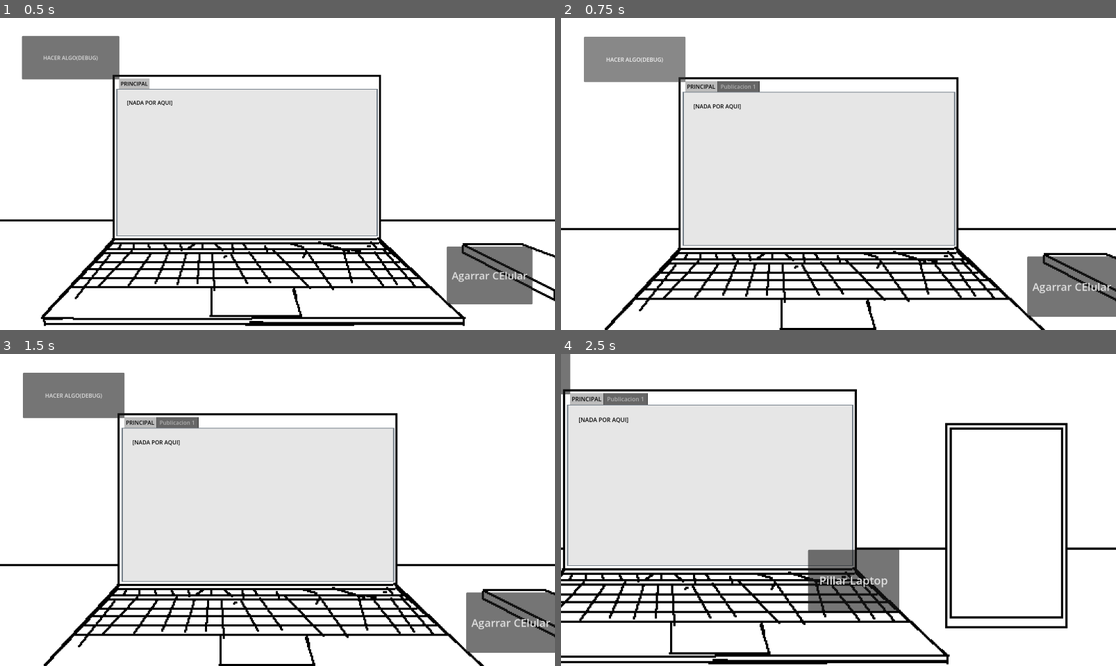
Above: before the commit, frames 1-4 (two rows, left to right).
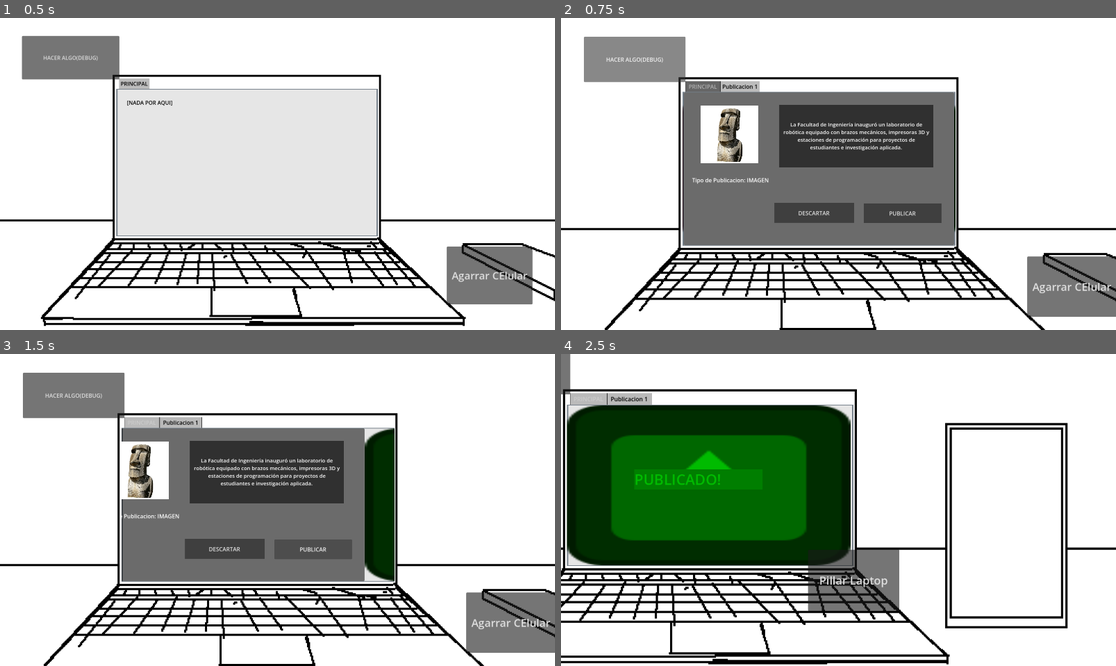
Above: after the commit, the same moments.

Repository: marcosnieto503-ui/JuegoFeriaGamer26-2Poo
Game: Godot game, scene res://Escenas/gameplay.tscn
Two runs of this game, one before a commit and one after it. Both use one fixed random seed, a clock stepped at 60 frames per second and the inputs below. The engine's default icon, where the game draws it, is replaced by a stand-in: a white triangle on a blue panel in a dark square.
Inputs (mouse positions are in pixels of both pictures, inside the frame that each line leads up to):
- Up to frame 1 (0.5 s): no input
- Up to frame 2 (0.75 s): click "HACER ALGO(DEBUG)" at 0.5 s
- Up to frame 3 (1.5 s): click (344, 550) at 1.25 s, where only the run after the commit has a clickable "PUBLICAR"
- Up to frame 4 (2.5 s): click "Agarrar CElular" at 2 s

Frame 1 is identical in both runs. In frame 2, 24% of the frame differs, in the area x 21-72%, y 20-73%; in frame 3, 24%; in frame 4, 26%, in the area x 1-53%, y 12-68%.

Commit message:
Funciones de publicar y descartar implementadas.. solo falta que hagan algo

Diff:
--- a/Escenas/gameplay.tscn
+++ b/Escenas/gameplay.tscn
@@ -1,6 +1,7 @@
 [gd_scene format=3 uid="uid://bna2gcijngbas"]
 
 [ext_resource type="Script" uid="uid://c4blyrcn58omj" path="res://Scripts/gameplay.gd" id="1_2slyb"]
+[ext_resource type="Script" uid="uid://b2jw6ubats8c5" path="res://Scripts/camara.gd" id="2_1y50h"]
 [ext_resource type="Texture2D" uid="uid://mnlvofvjl8jq" path="res://Assets/LAPTOP 0, CEL 0.png" id="2_lrkxc"]
 [ext_resource type="Texture2D" uid="uid://2heedgu16gvg" path="res://Assets/LAPTOP 1, CEL 0.png" id="3_1y50h"]
 [ext_resource type="Texture2D" uid="uid://bgcbm11bfqncx" path="res://Assets/LAPTOP 1, CEl 1 v2.png" id="4_2slyb"]
@@ -54,6 +55,7 @@
 limit_right = 1920
 limit_bottom = 1080
 limit_smoothed = true
+script = ExtResource("2_1y50h")
 
 [node name="Visual" type="AnimatedSprite2D" parent="." unique_id=1100752342]
 z_index = -2
@@ -76,6 +78,7 @@
 offset_top = 333.0
 offset_right = -142.0
 offset_bottom = 502.0
+focus_mode = 0
 theme_override_font_sizes/font_size = 31
 text = "Pillar Laptop"
 
@@ -109,6 +112,7 @@
 offset_top = 683.0
 offset_right = 1591.0
 offset_bottom = 857.0
+focus_mode = 0
 theme_override_font_sizes/font_size = 31
 text = "Agarrar CElular"
 
@@ -123,6 +127,7 @@
 theme_override_styles/panel = SubResource("StyleBoxFlat_2slyb")
 theme_override_styles/tab_selected = SubResource("StyleBoxFlat_cowoy")
 current_tab = 0
+tab_focus_mode = 0
 
 [node name="PRINCIPAL" type="RichTextLabel" parent="Laptop/Pestañas" unique_id=1907623100]
 layout_mode = 2
--- a/Escenas/notificacion.tscn
+++ b/Escenas/notificacion.tscn
@@ -30,7 +30,7 @@
 
 [node name="Texto" type="RichTextLabel" parent="VBoxContainer" unique_id=532685438]
 layout_mode = 2
-theme_override_font_sizes/normal_font_size = 14
+theme_override_font_sizes/normal_font_size = 11
 theme_override_styles/normal = SubResource("StyleBoxEmpty_avguk")
 text = "[NO TEXT]"
 fit_content = true
@@ -40,6 +40,7 @@
 [node name="Boton Aceptar Noti" type="TextureButton" parent="VBoxContainer" unique_id=565228651]
 custom_minimum_size = Vector2(0, 20)
 layout_mode = 2
+focus_mode = 0
 texture_normal = ExtResource("2_8gkj5")
 texture_hover = SubResource("NoiseTexture2D_ixdr4")
 ignore_texture_size = true
--- a/Escenas/ventana_publicacion.tscn
+++ b/Escenas/ventana_publicacion.tscn
@@ -2,6 +2,13 @@
 
 [ext_resource type="Texture2D" uid="uid://bb7d7lse2xs28" path="res://NO BORRAR.jpg" id="1_twpkc"]
 [ext_resource type="Script" uid="uid://b50xcutj57ggf" path="res://Scripts/ventana_publicacion.gd" id="1_u0uem"]
+[ext_resource type="Texture2D" uid="uid://l0a7nwm0iu8v" path="res://icon.svg" id="2_wntv2"]
+
+[sub_resource type="StyleBoxFlat" id="StyleBoxFlat_qekex"]
+bg_color = Color(0.35716107, 0.672007, 0.5376025, 1)
+
+[sub_resource type="StyleBoxFlat" id="StyleBoxFlat_g4cw3"]
+bg_color = Color(0.6412469, 0.21360567, 0.22105739, 1)
 
 [sub_resource type="StyleBoxFlat" id="StyleBoxFlat_o8a6s"]
 content_margin_left = 10.0
@@ -20,6 +27,42 @@
 size_flags_vertical = 3
 script = ExtResource("1_u0uem")
 metadata/_tab_index = 0
+
+[node name="ImagenPublicar" type="TextureRect" parent="." unique_id=2079371493]
+layout_mode = 2
+offset_transform_enabled = true
+offset_transform_position = Vector2(780, 0)
+texture = ExtResource("2_wntv2")
+expand_mode = 1
+
+[node name="TEXTO PUBLICADO" type="Label" parent="ImagenPublicar" unique_id=978063757]
+layout_mode = 0
+offset_left = 185.0
+offset_top = 176.0
+offset_right = 537.0
+offset_bottom = 231.0
+offset_transform_enabled = true
+theme_override_font_sizes/font_size = 40
+theme_override_styles/normal = SubResource("StyleBoxFlat_qekex")
+text = "PUBLICADO!"
+
+[node name="ImagenDescartar" type="TextureRect" parent="." unique_id=1934150151]
+layout_mode = 2
+offset_transform_enabled = true
+offset_transform_position = Vector2(-780, 0)
+texture = ExtResource("2_wntv2")
+expand_mode = 1
+
+[node name="TEXTO DESCARETADO" type="Label" parent="ImagenDescartar" unique_id=550496056]
+layout_mode = 0
+offset_left = 185.0
+offset_top = 176.0
+offset_right = 537.0
+offset_bottom = 231.0
+offset_transform_enabled = true
+theme_override_font_sizes/font_size = 40
+theme_override_styles/normal = SubResource("StyleBoxFlat_g4cw3")
+text = "DESCARTADO"
 
 [node name="Control" type="Control" parent="." unique_id=812791036]
 layout_mode = 2
@@ -70,3 +113,6 @@
 offset_right = 243.0
 offset_bottom = 276.0
 text = "tipo de Publicacion: IMAGEN"
+
+[connection signal="button_up" from="Control/B_Publicar" to="." method="_on_b_publicar_button_up"]
+[connection signal="button_up" from="Control/B_Descartar" to="." method="_on_b_descartar_button_up"]
--- a/Scripts/BOTON_TESTING.gd
+++ b/Scripts/BOTON_TESTING.gd
@@ -7,16 +7,5 @@
 func _ready() -> void:
 	pass # Replace with function body.
 
-var contador = 1 # a reeemplazar despue sioiioo------------------------
-
 func _on_button_down() -> void:
-	if contador > 3: #a reemplaazr despues -----------------------
-		return
-
-	var instancia = testEscena.instantiate()
-	instancia.name = "Publicacion "+ str(contador)
-	contador += 1
-
-	tabs.add_child(instancia)
-
-	instancia.inicializar(Utils.PUBLICACIONES.pick_random())
+	Utils.ingresarPublicacion(Utils.PUBLICACIONES.pick_random())
--- a/Scripts/Utils.gd
+++ b/Scripts/Utils.gd
@@ -1,10 +1,22 @@
 extends Node
 
-var NOTIFICACION_ACTIVA = false
+var contador = 1 #------- PURA PRUEBITA BORRAR DESPYUEs
+#el contador empieza en uno para usarlo como indice en las pesta;as
 
 @onready var cajaNotis = $/root/Gameplay/Celular/ScrollNotificaciones/CajaNotificaciones
-@onready var tabPublicacion = $/root/Gameplay/Laptop/Pestañas/Publicacion
+@onready var tabsPublisContainer = $/root/Gameplay/Laptop/Pestañas
+@onready var tabPublicacion = preload("res://Escenas/ventana_publicacion.tscn")
 
+var TABS_BLOQUEADAS = false
+func bloquear_cambio_tabs():
+	if not TABS_BLOQUEADAS:
+		for i in tabsPublisContainer.get_tab_count():
+			tabsPublisContainer.set_tab_disabled(i, true)
+		TABS_BLOQUEADAS = true
+	else:
+		for i in tabsPublisContainer.get_tab_count():
+			tabsPublisContainer.set_tab_disabled(i, false)
+		TABS_BLOQUEADAS = false
 
 func desactivar_press_notis():
 	for hijo in cajaNotis.get_children():
@@ -14,19 +26,42 @@
 		hijo.activarBoton()
 
 var PUBLICACIONES :Array[Publicacion] = []  #////////////////////////////
+var PUBLIS_PUBLICADAS :Array[Publicacion] = []
+var PUBLIS_DESCARTADAS :Array[Publicacion] = []
 
 const RUTAS_RECURSOS = {
 	1 :"ruta1",
 	2 :"ruta2",
 	3 :"ruta3",
-	4 :"ruta4"
+	4 :"ruta4",
+	5 :"ruta1",
+	6 :"ruta2",
+	7 :"ruta3",
+	8 :"ruta4",
+	9 :"ruta1",
+	10 :"ruta2",
+	11 :"ruta3",
+	12 :"ruta4",
+	13 :"po"
 }
 #ee funciones utiles accesibnles desde todo el proyecto
 const rutaPublis = "res://Recursos/DATA_PUBLICACIONES.txt"
 
 func ingresarPublicacion(publi : Publicacion): #a cambiar esto siuuuuu
-	tabPublicacion.set_text(publi.get_textoPubli() + "\n\n" + "["+publi.get_tipo()+"]")
-	#NOTIFICACION_ACTIVA = true
+	if contador > 3: #a reemplaazr despues -----------------------
+		return
+	var tabNoti = tabPublicacion.instantiate() #tabPublicacion = ventana_publicacion
+	tabNoti.name = "Publicacion "+ str(contador)
+
+	tabsPublisContainer.add_child(tabNoti)
+	tabsPublisContainer.set_current_tab(contador)
+
+	contador += 1  #propenso a errores pulir lo antes posible
+	print("CONTADOR de TABS: " + str(contador))
+
+	tabNoti.inicializar(publi)
+
+
 
 func leer_archivo_publi():
 	var ruta = rutaPublis
--- /dev/null
+++ b/Scripts/camara.gd
@@ -0,0 +1,30 @@
+extends Camera2D
+
+
+# Called when the node enters the scene tree for the first time.
+func _ready() -> void:
+	pass # Replace with function body.
+
+
+var tween_actual: Tween
+
+func zoom_hacia(posicion_objetivo: Vector2, nivel_zoom: float, duracion: float = 0.4):
+	if tween_actual:
+		tween_actual.kill()
+	var zoom_clampeado = clamp(nivel_zoom, 0.3, 1.7)
+
+	tween_actual = create_tween()
+	tween_actual.set_parallel(true)
+	tween_actual.tween_property(self, "global_position", posicion_objetivo, duracion).set_trans(Tween.TRANS_SINE).set_ease(Tween.EASE_IN_OUT)
+	tween_actual.tween_property(self, "zoom", Vector2(zoom_clampeado, zoom_clampeado), duracion).set_trans(Tween.TRANS_SINE).set_ease(Tween.EASE_IN_OUT)
+	await tween_actual.finished
+
+func reiniciar_camara(duracion: float = 0.3):
+	if tween_actual:
+		tween_actual.kill()
+
+	tween_actual = create_tween()
+	tween_actual.set_parallel(true)
+	tween_actual.tween_property(self, "global_position", Vector2.ZERO, duracion).set_trans(Tween.TRANS_SINE).set_ease(Tween.EASE_IN_OUT)
+	tween_actual.tween_property(self, "zoom", Vector2.ONE, duracion).set_trans(Tween.TRANS_SINE).set_ease(Tween.EASE_IN_OUT)
+	await tween_actual.finished
--- a/Scripts/gameplay.gd
+++ b/Scripts/gameplay.gd
@@ -81,42 +81,19 @@
 	if (fondo.frame == noFocus):
 		fondo.frame = celularOnly
 		pantalla.show()
-		reiniciar_camara()
-		await reiniciar_camara()
-		zoom_hacia(Vector2(900,200), 2) #coords en relacion a la camara si ests tuviera origfen en su centro
+		camara.reiniciar_camara()
+		await camara.reiniciar_camara()
+		camara.zoom_hacia(Vector2(900,200), 2) #coords en relacion a la camara si ests tuviera origfen en su centro
 	else:
 		fondo.frame = celularFocus
 		pantalla.show()
-		reiniciar_camara()
-		await reiniciar_camara()
-		zoom_hacia(Vector2(900,200), 2) #coords en relacion a la camara si ests tuviera origen en su centro
+		camara.reiniciar_camara()
+		await camara.reiniciar_camara()
+		camara.zoom_hacia(Vector2(900,200), 2) #coords en relacion a la camara si ests tuviera origen en su centro
 	#720, 420
 func toLaptop():
 	fondo.frame = laptopFocus
 	pantalla.hide()
-	reiniciar_camara()
-	await reiniciar_camara()
-	zoom_hacia(Vector2(920-(1920/2), 430-(1080/2)), 1.2, 0.3)
-
-var tween_actual: Tween
-
-func zoom_hacia(posicion_objetivo: Vector2, nivel_zoom: float, duracion: float = 0.4):
-	if tween_actual:
-		tween_actual.kill()
-	var zoom_clampeado = clamp(nivel_zoom, 0.3, 1.7)
-
-	tween_actual = create_tween()
-	tween_actual.set_parallel(true)
-	tween_actual.tween_property(camara, "global_position", posicion_objetivo, duracion).set_trans(Tween.TRANS_SINE).set_ease(Tween.EASE_IN_OUT)
-	tween_actual.tween_property(camara, "zoom", Vector2(zoom_clampeado, zoom_clampeado), duracion).set_trans(Tween.TRANS_SINE).set_ease(Tween.EASE_IN_OUT)
-	await tween_actual.finished
-
-func reiniciar_camara(duracion: float = 0.3):
-	if tween_actual:
-		tween_actual.kill()
-
-	tween_actual = create_tween()
-	tween_actual.set_parallel(true)
-	tween_actual.tween_property(camara, "global_position", Vector2.ZERO, duracion).set_trans(Tween.TRANS_SINE).set_ease(Tween.EASE_IN_OUT)
-	tween_actual.tween_property(camara, "zoom", Vector2.ONE, duracion).set_trans(Tween.TRANS_SINE).set_ease(Tween.EASE_IN_OUT)
-	await tween_actual.finished
+	camara.reiniciar_camara()
+	await camara.reiniciar_camara()
+	camara.zoom_hacia(Vector2(920-(1920/2), 430-(1080/2)), 1.2, 0.3)
--- a/Scripts/notificacion.gd
+++ b/Scripts/notificacion.gd
@@ -8,12 +8,10 @@
 func _ready() -> void:
 	pass # Replace with function body.
 
-# Called every frame. 'delta' is the elapsed time since the previous frame.
-func _process(delta: float) -> void:
-	pass
+
 
 func _on_boton_aceptar_noti_button_down() -> void:
-	if Utils.NOTIFICACION_ACTIVA:
+	if Utils.contador > 3:
 		return
 	_procesarNoti()
 
@@ -26,11 +24,10 @@
 	PubliAsignada = publi
 	nodoTexto.set_text(publi.get_textoNoti())
 
-#tesxtear esta mrd q hay un bug bien raro//////////////fdthnsedrgsefgawsefasdgvsdgvsedfgsegf
+
 func _procesarNoti():
-	Utils.ingresarPublicacion(PubliAsignada)
 	print("NOTIFICACION ACEPTADA")
-	Utils.desactivar_press_notis()
+	Utils.desactivar_press_notis() ##------------
 	var tween = create_tween()
 
 	tween.tween_property(self, "position:x", self.position.x - 300, 0.5)\
@@ -38,4 +35,5 @@
 
 	await tween.finished
 	queue_free()
-	Utils.activar_press_notis()
+	Utils.ingresarPublicacion(PubliAsignada)
+	Utils.activar_press_notis()  ##---------------
--- a/Scripts/ventana_publicacion.gd
+++ b/Scripts/ventana_publicacion.gd
@@ -3,6 +3,7 @@
 @onready var cajaTextoPubli = $Control/TextoPublicacion
 @onready var recursoMultimedia = $Control/RecursoMultimedia
 @onready var labelTipoPubli = $Control/LabelTipoPubli
+
 
 var PUBLICACION_ASIGNADA : Publicacion = null
 var recurso : Texture2D = null
@@ -16,6 +17,8 @@
 
 # Called when the node enters the scene tree for the first time.
 func _ready() -> void:
+	$ImagenDescartar.modulate = Color(0.712, 0.0, 0.188, 1.0)  # tinte rojizo
+	$ImagenPublicar.modulate = Color(0.0, 0.735, 0.0, 1.0)
 	pass # Replace with function body.
 
 func inicializar(publi : Publicacion):
@@ -23,7 +26,6 @@
 
 	#recurso = load(Utils.RUTAS_RECURSOS[PUBLICACION_ASIGNADA.get_id()])
 	print(Utils.RUTAS_RECURSOS[PUBLICACION_ASIGNADA.get_id()])
-
 
 	cajaTextoPubli.set_text(PUBLICACION_ASIGNADA.get_textoPubli())
 	labelTipoPubli.set_text("Tipo de Publicacion: " + PUBLICACION_ASIGNADA.get_tipo())
@@ -34,3 +36,51 @@
 		recursoMultimedia.hide()
 		cajaTextoPubli.position = pos_SIN_IMAGEN
 		cajaTextoPubli.size = size_SIN_IMAGEN
+	else:
+		#recursoMultimedia.texture = recurso
+		pass
+
+
+func _on_b_publicar_button_up() -> void:
+	publicar()
+func _on_b_descartar_button_up() -> void:
+	descartar()
+
+func publicar():
+	Utils.PUBLIS_PUBLICADAS.append(PUBLICACION_ASIGNADA)
+
+	Utils.bloquear_cambio_tabs()
+	await animacionRetirarTab("PUBLICAR")
+	Utils.bloquear_cambio_tabs()
+
+	self.queue_free()
+	Utils.contador -= 1
+	print("PUBLICADAS: "+ str(len(Utils.PUBLIS_PUBLICADAS)))
+
+func descartar():
+	Utils.PUBLIS_DESCARTADAS.append(PUBLICACION_ASIGNADA)
+
+	Utils.bloquear_cambio_tabs()
+	await animacionRetirarTab("DESCARTAR")
+	Utils.bloquear_cambio_tabs()
+
+	self.queue_free()
+	Utils.contador -= 1
+	print("DESCARTADAS: "+ str(len(Utils.PUBLIS_DESCARTADAS)))
+
+
+
+func animacionRetirarTab(direccion:String):
+	var dir
+	if direccion == "PUBLICAR":
+		dir = -1
+	elif direccion == "DESCARTAR":
+		dir = 1.006410256 # 780px a la derecha no sacan completamente a la ventana de la vista por alguna razon, asiq eu toca poner esto
+	else:
+		print("ARGUMENTO INVALIDO MOSTro")
+
+	var tween_actual = create_tween()
+
+	tween_actual.tween_property(self,"position:x",780*dir, 0.8).set_trans(Tween.TRANS_QUAD)
+	tween_actual.tween_interval(0.6)
+	await tween_actual.finished
Not shown, changed: Recursos/DATA_PUBLICACIONES.txt
Not shown, added: Scripts/camara.gd.uid
